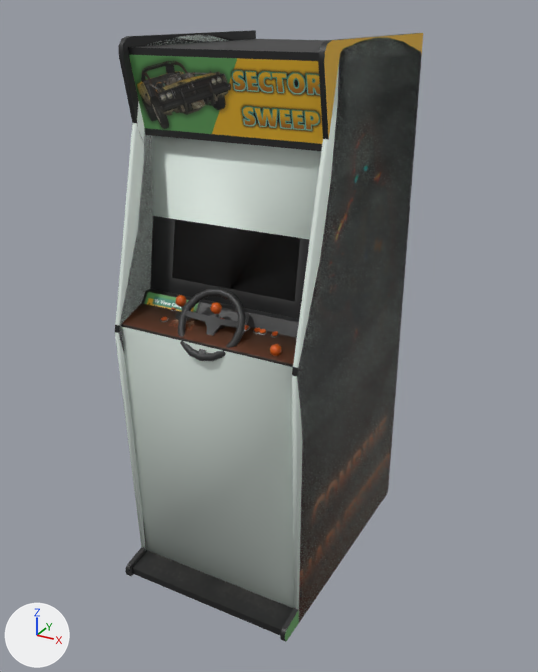
What one commit did to the Blender file cabinet_update_src/arcademachine.blend.
Camera for both pictures: a camera (50 mm lens) standing at (44.5, -82.1, 72.6) and looking at (0.6, -2.4, 32.7). Arrows for +X, +Y and +Z are at lower left; the lights stay in place.

Objects in the first picture: 'cabinet_alt_ref', 'cabinet_buttons_alt_ref', 'cabinet_buttons_ref', 'cabinet_driving_ref', 'cabinet_phys', 'cabinet_ref', 'cabinet_wheel_ref'.
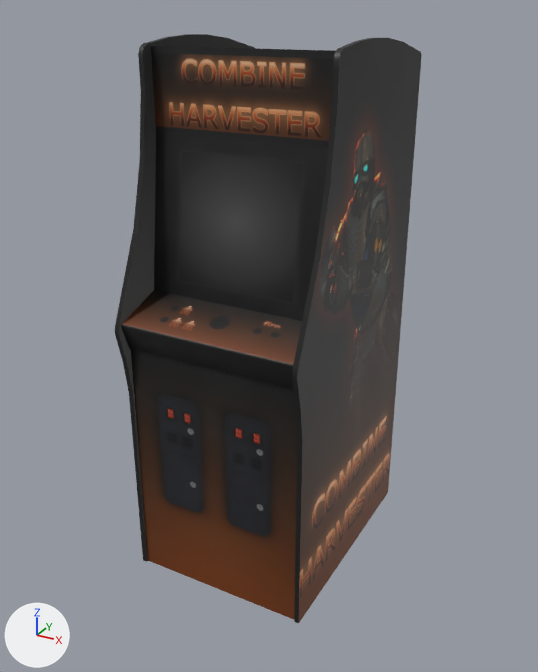
What differs and where, as boxes (x1, y1, x2, y2) in the pictures (538 x 672 px):
```json
{"object": "cabinet_phys", "change": "deleted", "before": [115, 34, 421, 619]}
{"object": "cabinet_driving_ref", "change": "deleted", "before": [118, 30, 423, 642], "on screen": "black", "faces in mat_cabinet_marque_driving (picture img_cabinet_marque_b_png)": [129, 55, 323, 144], "faces in mat_cabinet_driving (picture img_cabinet_b_png)": [118, 30, 416, 642], "faces in mat_cabinet_outerglass (picture img_cabinet_artwork_png)": [172, 219, 300, 302], "faces in mat_cabinet_artwork_driving (picture img_cabinet_artwork_b_png)": [142, 33, 423, 641]}
{"object": "cabinet_alt_ref", "change": "deleted", "before": [119, 34, 422, 620], "on screen": "black", "faces in mat_cabinet_artwork (picture img_cabinet_artwork_png)": [121, 38, 422, 620], "faces in mat_cabinet (picture img_cabinet_png)": [119, 34, 230, 551]}
{"object": "cabinet_wheel_ref", "change": "deleted", "before": [177, 288, 297, 361], "faces in mat_cabinet_wheel (picture img_cabinet_wheel_png)": [177, 288, 297, 361]}
{"object": "cabinet_buttons_ref", "change": "deleted", "before": [160, 302, 279, 338]}
{"object": "cabinet_buttons_alt_ref", "change": "deleted", "before": [175, 295, 267, 335]}
{"object": "cabinet_ref", "change": "unchanged, uncovered by the edit", "before": [115, 34, 421, 622], "after": [115, 34, 422, 624]}
```

Scene script edits in JSON lines:
```json
{"op": "remove", "block": "ob_cabinet_alt_ref", "code": ["ob_cabinet_alt_ref = bpy.data.objects.new('cabinet_alt_ref', me_ms_acabinet_alt_ref)", "ob_cabinet_alt_ref.location = (0.0, 0.0, 0.0)"]}
{"op": "remove", "block": "ob_cabinet_driving_ref", "code": ["ob_cabinet_driving_ref = bpy.data.objects.new('cabinet_driving_ref', me_ms_acabinet_driving_ref)", "ob_cabinet_driving_ref.location = (0.0, 0.0, 0.0)"]}
{"op": "remove", "block": "ob_cabinet_buttons_ref", "code": ["ob_cabinet_buttons_ref = bpy.data.objects.new('cabinet_buttons_ref', me_ms_acabinet_buttons_ref)", "ob_cabinet_buttons_ref.location = (0.0, 0.0, 0.0)"]}
{"op": "remove", "block": "ob_cabinet_buttons_alt_ref", "code": ["ob_cabinet_buttons_alt_ref = bpy.data.objects.new('cabinet_buttons_alt_ref', me_ms_acabinet_buttons_alt_ref)", "ob_cabinet_buttons_alt_ref.location = (0.0, 0.0, 0.0)"]}
{"op": "remove", "block": "ob_cabinet_wheel_ref", "code": ["ob_cabinet_wheel_ref = bpy.data.objects.new('cabinet_wheel_ref', me_ms_acabinet_wheel_ref)", "ob_cabinet_wheel_ref.location = (0.0, 0.0, 0.0)"]}
{"op": "remove", "block": "ob_cabinet_phys", "code": ["ob_cabinet_phys = bpy.data.objects.new('cabinet_phys', me_ms_acabinet_phys)", "ob_cabinet_phys.location = (0.0, 0.0, 0.0)"]}
```
